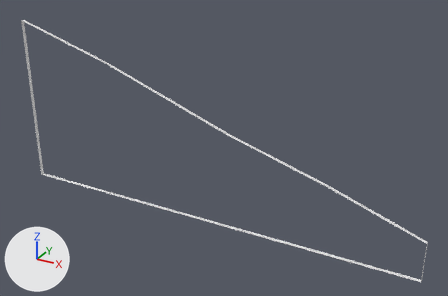
What one commit did to the OBJ model InfiniteCutter/Assets/mESHES/Floor02.obj.
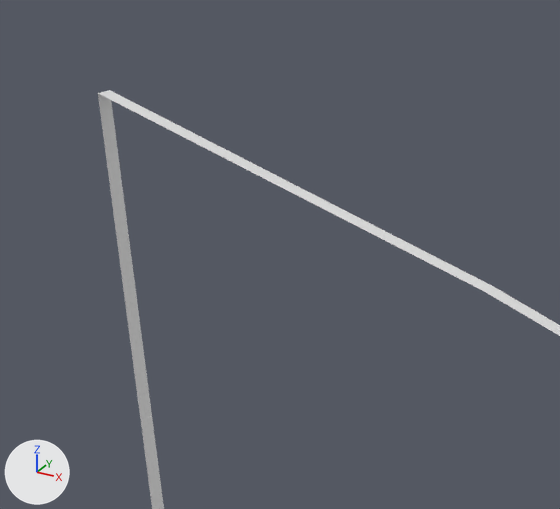
There are two pictures of each version: one whole from a 50 mm lens placed at (1.47, -10.76, 7.32), pointed at (-4.54, 0.17, 1.86), one close up on the part from 0% to 27% of the width and 0% to 37% of the height. The lights are fixed; the arrows at lower left show +X, +Y and +Z. Materials are left out; every surface is plain grey. Where no turn or scale is listed for an object, it has been applied to the vertices. Vertices at the same position are counted once.
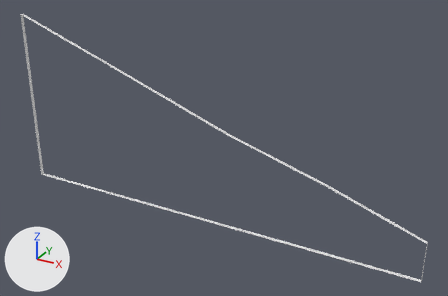
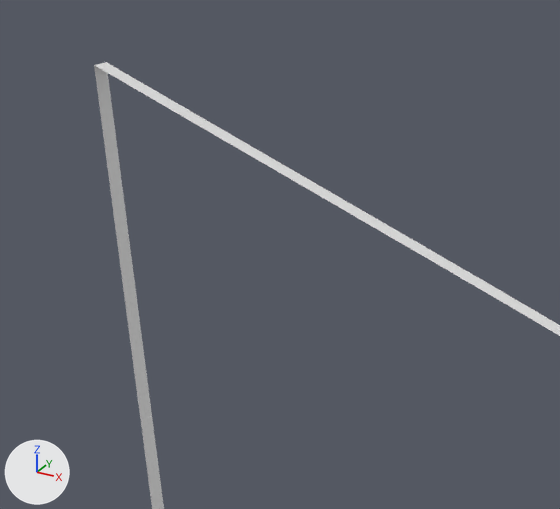
Patch to the scene script:
```diff
--- a/InfiniteCutter/Assets/mESHES/Floor02.obj.py
+++ b/InfiniteCutter/Assets/mESHES/Floor02.obj.py
@@ me_plane_004 @@
 me_plane_004.from_pydata(...)  # 51 vertices, 38 faces; spans x -10.02..-0.03, y 0.0..0.09, z -0.01..4.12
 # used by ob_plane_004; location = (0.0, 0.0, 0.0)
+# me_plane_004 part 1: all 9 vertices in x -10.02, y 0.0..0.09, z 4.12 are moved by (0.0, 0.0, 0.15)
```

Location of each change, (x1, y1, x2, y2) in pixels of the close-ups (560 x 509 px; the box of a moved part takes in the faces that stretch with it):
'Plane.004', reshaped: before (98, 90, 560, 509); after (94, 62, 560, 509)
part 1 of me_plane_004, moved or reshaped: before (98, 90, 491, 290); after (94, 62, 491, 289)
